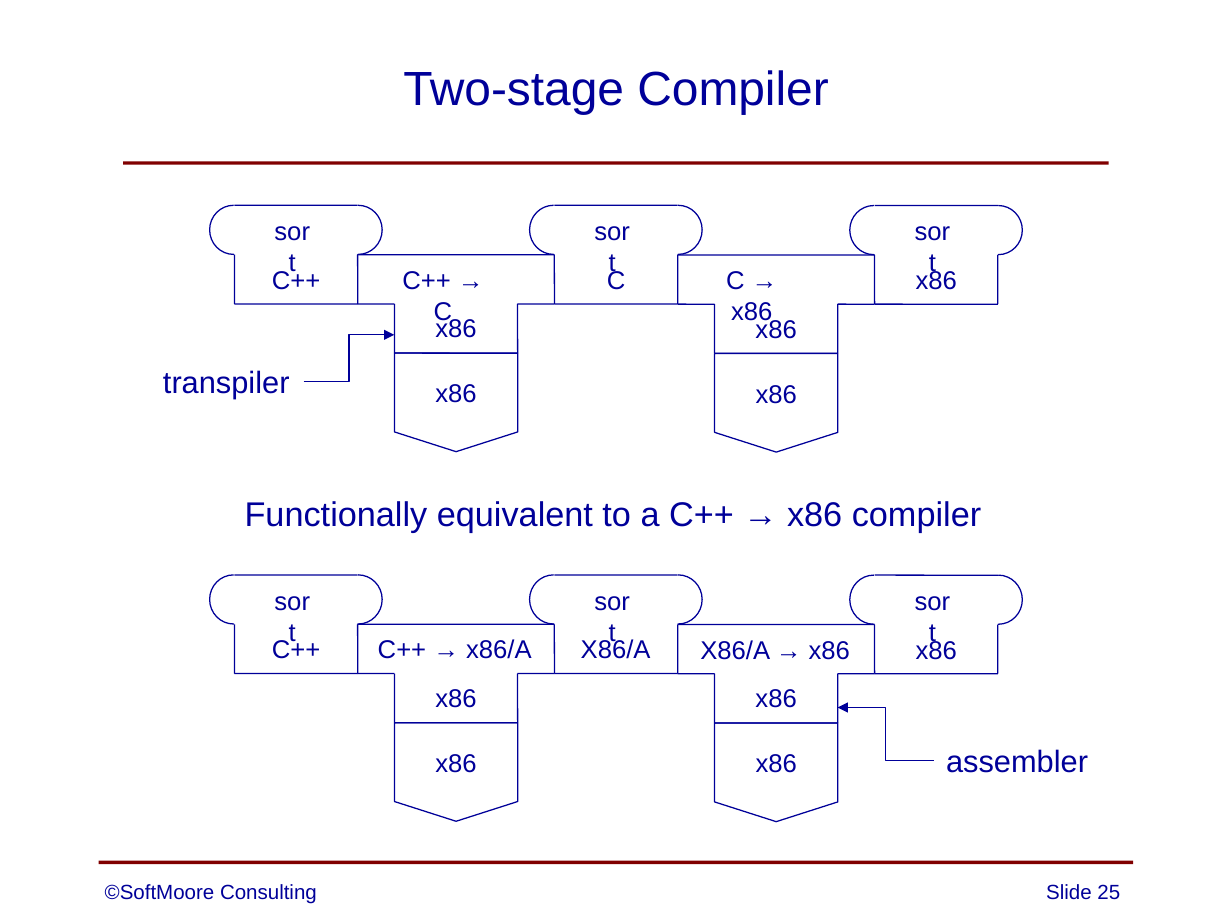
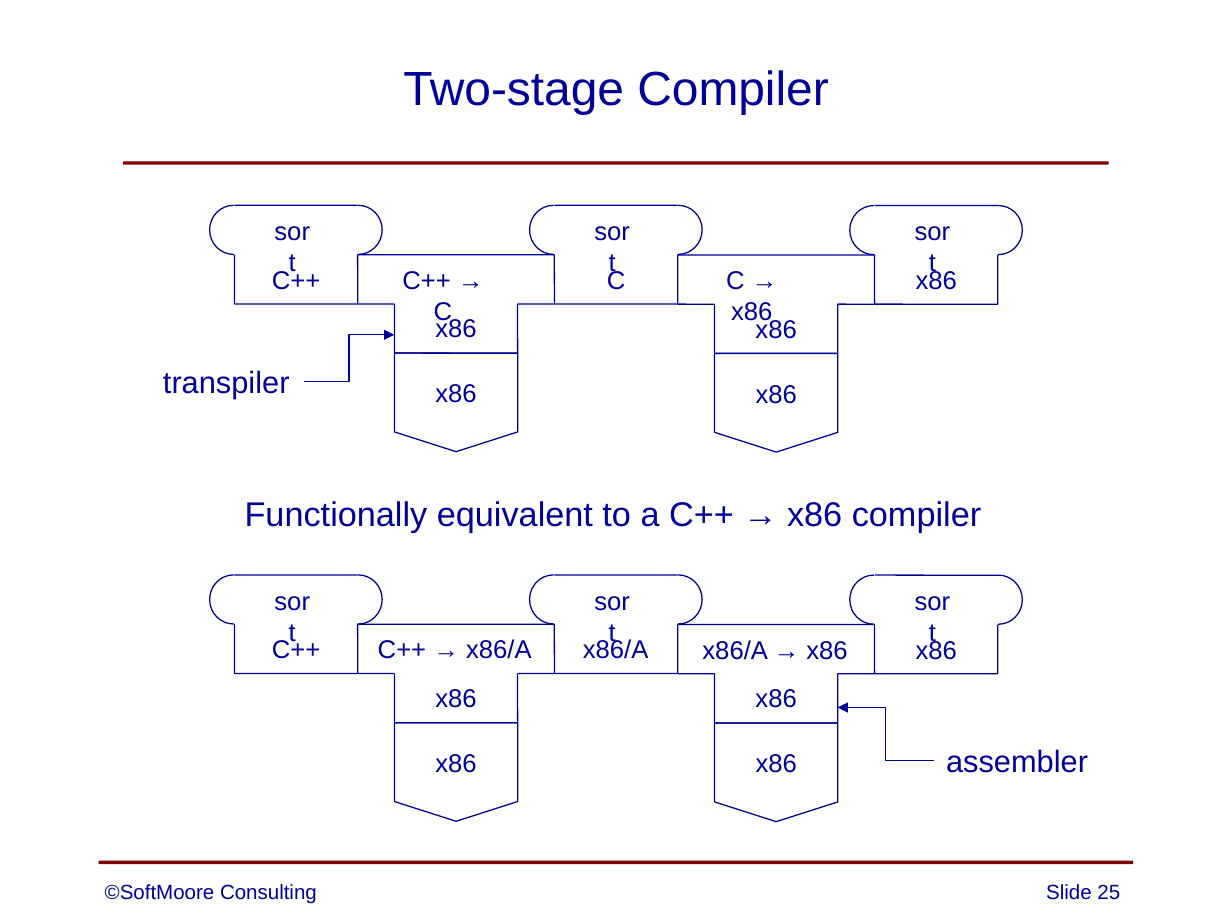
Before and after one commit to SoftMoore/CPRL-Java-4th, a slide deck: slide 25 of PowerPoints/01 - Overview of Compilers.pptx. Drawn at 1232x924 pixels with LibreOffice and Linux fonts; fonts in the diff are those of the drawing. Boxes give left, top, right and bottom in pixels: in the first picture for what was removed or moved away, otherwise in the second. Text is boxed around its words. In the diff, an @@ line names an element or a change of style, - is before the commit and + after.

Commit message:
minor updates to a few slides

```diff
--- a/PowerPoints/01 - Overview of Compilers.pptx
+++ b/PowerPoints/01 - Overview of Compilers.pptx
@@ text at [583,638,649,659]: text changed @@
-X86/A
+x86/A
@@ text at [702,640,847,660]: text changed @@
-X86/A → x86
+x86/A → x86
```
Also in this commit, not shown: 5 other files.
